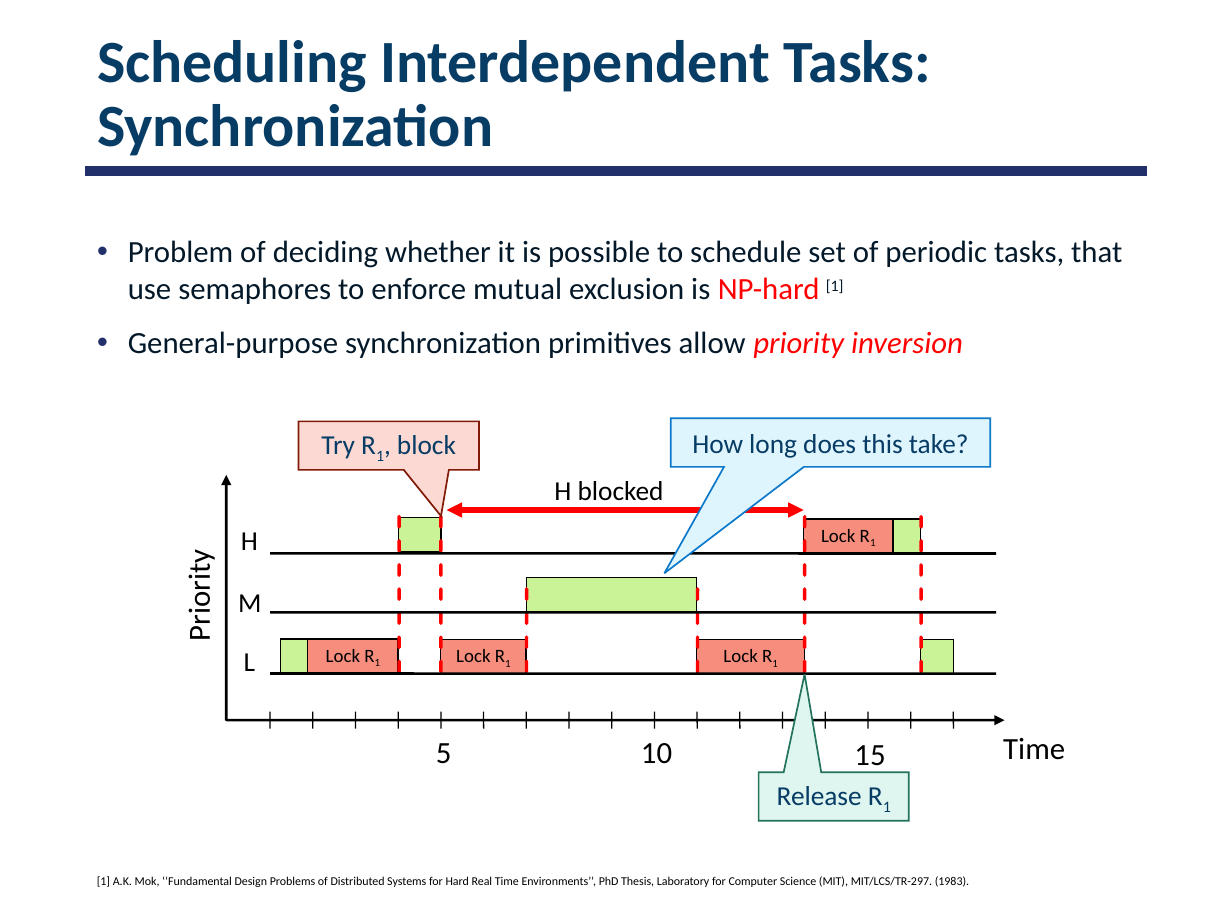
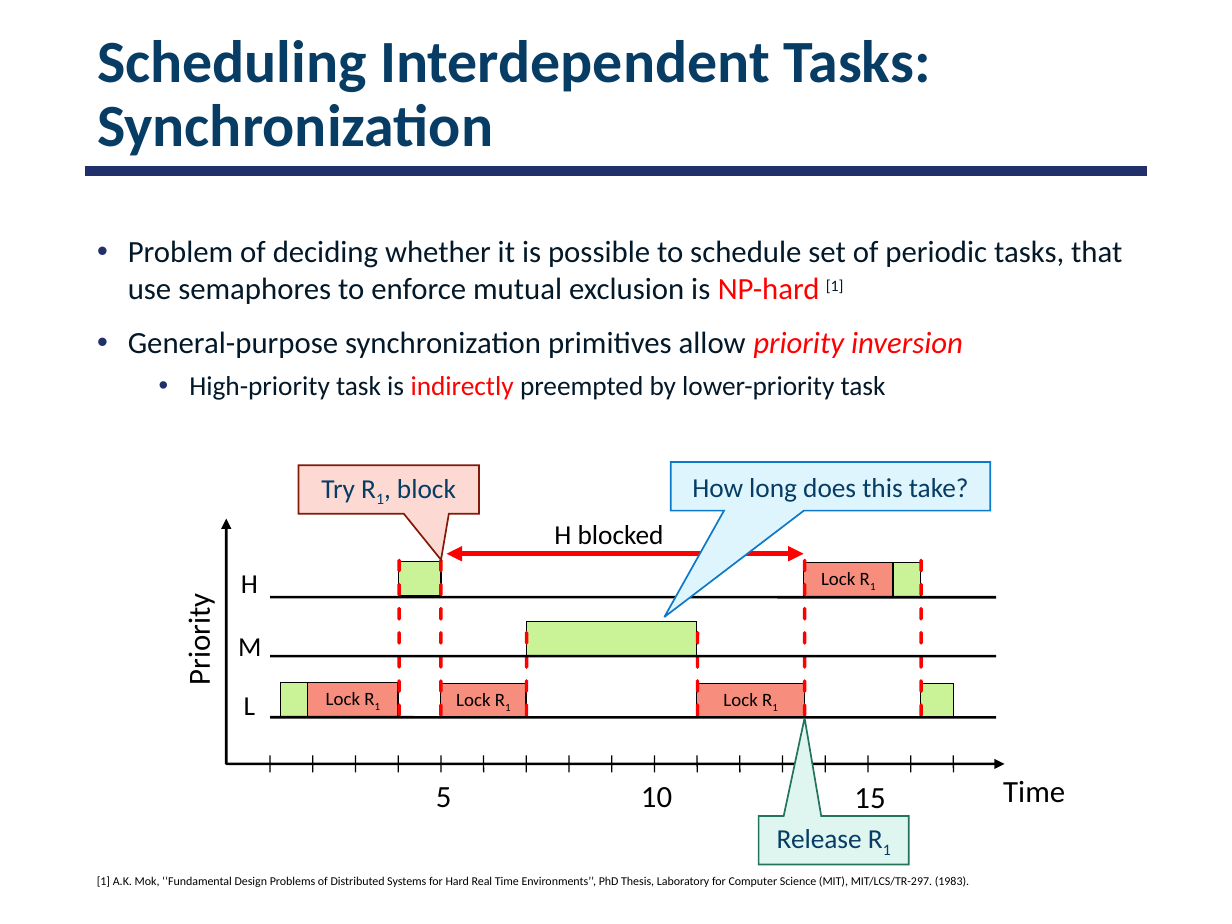
Before and after one commit to smajidzahedi/ECE350, a slide deck: slide 29 of Lectures/06-realtime.pptx. Drawn at 1232x924 pixels with LibreOffice and Linux fonts; fonts in the diff are those of the drawing. Boxes give left, top, right and bottom in pixels: in the first picture for what was removed or moved away, otherwise in the second. Text is boxed around its words. In the diff, an @@ line names an element or a change of style, - is before the commit and + after.

```diff
--- a/Lectures/06-realtime.pptx
+++ b/Lectures/06-realtime.pptx
@@ text at [189, 376, 886, 400]: paragraph added @@
+  • High-priority task is indirectly preempted by lower-priority task
@@ 26 lines, 9 texts, 9 rectangles, 3 speech boxes, 2 arrows, 1 double arrow: place and size @@
-26 lines, 9 texts, 9 rectangles, 3 speech boxes, 2 arrows, 1 double arrow at [180, 419, 1065, 821]
+26 lines, 9 texts, 9 rectangles, 3 speech boxes, 2 arrows, 1 double arrow at [180, 462, 1065, 864]
```
Also in this commit, not shown: 1 other slide changed, 1 other file.
